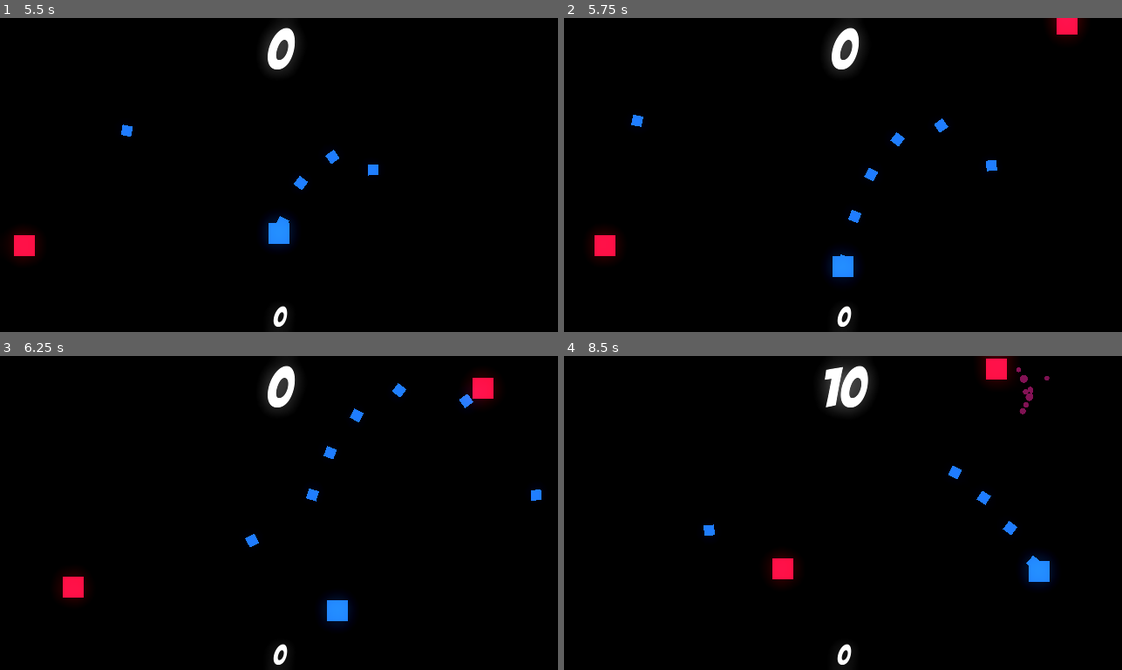
Above: before the commit, frames 1-4 (two rows, left to right).
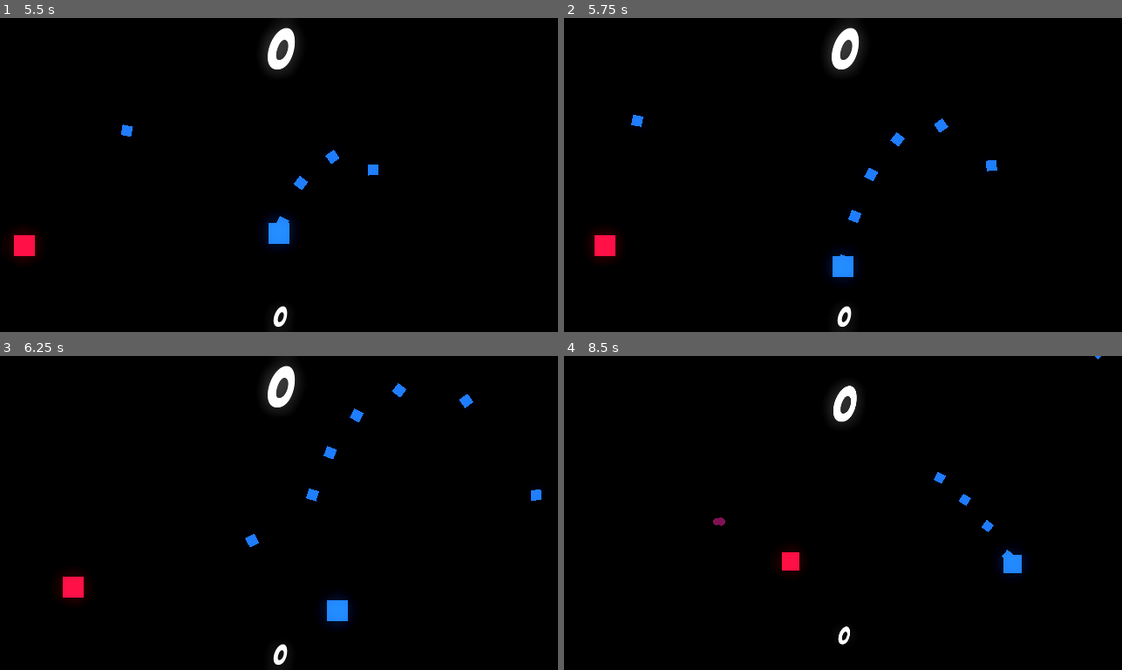
Above: after the commit, the same moments.

Repository: OwenDdev/Wave-Shooter
Game: Godot game, scene res://arena.tscn
The game is run twice, just before and just after one commit, with the same random seed, the same clock (stepped at 60 frames per second) and the same inputs.
Inputs (mouse positions are in pixels of both pictures, inside the frame that each line leads up to):
- Up to frame 1 (5.5 s): tap Enter at 0.5 s; move the mouse to (401, 159) at 0.52 s; press the mouse at (401, 159) at 0.53 s; hold D (move_right) 0.53-1.28 s; move the mouse to (167, 190) at 1.27 s; release the mouse at (167, 190) at 1.28 s; hold S (move_down) 1.28-2.03 s; click (167, 190) at 1.35 s; move the mouse to (334, 105) at 2.02 s; press the mouse at (334, 105) at 2.03 s; hold D (move_right) 2.03-2.78 s; move the mouse to (251, 237) at 2.77 s; release the mouse at (251, 237) at 2.78 s; hold W (move_up) 2.78-3.53 s; click (251, 237) at 2.85 s; move the mouse to (446, 222) at 3.52 s; press the mouse at (446, 222) at 3.53 s; hold A (move_left) 3.53-5.03 s; move the mouse to (111, 127) at 4.27 s; release the mouse at (111, 127) at 4.28 s; click (111, 127) at 4.35 s; move the mouse to (306, 175) at 5.02 s; press the mouse at (306, 175) at 5.03 s; hold S (move_down) from 5.03 s (still down)
- Up to frame 2 (5.75 s): keep holding S (move_down)
- Up to frame 3 (6.25 s): move the mouse to (195, 434) at 5.77 s; release S (move_down) at 5.78 s; release the mouse at (195, 434) at 5.78 s; hold D (move_right) from 5.78 s (still down); click (195, 434) at 5.85 s
- Up to frame 4 (8.5 s): move the mouse to (965, 497) at 6.52 s; release D (move_right) at 6.53 s; press the mouse at (965, 497) at 6.53 s; hold W (move_up) 6.53-7.28 s; move the mouse to (731, 528) at 7.27 s; release the mouse at (731, 528) at 7.28 s; hold D (move_right) 7.28-8.03 s; click (731, 528) at 7.35 s; move the mouse to (898, 443) at 8.02 s; press the mouse at (898, 443) at 8.03 s; hold S (move_down) from 8.03 s (still down)

Frame 1 is identical in both runs. In frame 2, 0.3% of the frame differs, in the area x 87-94%, y 0-7%; in frame 3, 0.4%; in frame 4, 3.3%, in the area x 25-97%, y 0-99%.

Commit message:
Enemy System
Refactoring enemy system (Scene Inheritance)
Screen Shake system Improved

New Enemy type Added

Diff:
--- a/enemy.gd
+++ b/Enemy_core.gd
@@ -1,26 +1,22 @@
 extends Sprite2D
 
-var speed = 75
+@export var speed : int = 75
 
 var velocity = Vector2()
 
 var stun = false
-var hp = 3
+@export var hp : int = 3
+@export var knockback : int = 600
+@export var screenshake : int = 120
+
+@onready var current_color = modulate
 
 var blood_particles = preload("res://blood_particles.tscn")
 
 func _process(delta: float) -> void:
-	if Global.player != null and stun == false:
-		velocity = global_position.direction_to(Global.player.global_position)
-	# smoothes the knockback
-	elif stun:
-		velocity = lerp(velocity, Vector2(0,0), 0.3)
-
-	global_position += velocity * speed * delta
-
 	if hp <= 0:
 		if Global.camera  != null:
-			Global.camera.screen_shake(60, 0.1)
+			Global.camera.screen_shake(screenshake, 0.2)
 
 		Global.points += 10
 		if Global.node_creation_parent != null:
@@ -28,17 +24,27 @@
 			blood_particles_instance.rotation = velocity.angle()
 		queue_free()
 
+func basic_movement_towards_player(delta):
+	if Global.player != null and stun == false:
+		velocity = global_position.direction_to(Global.player.global_position)
+		global_position += velocity * speed * delta
+	# smoothes the knockback
+	elif stun:
+		velocity = lerp(velocity, Vector2(0,0), 0.3)
+		global_position += velocity * delta
+
+
 func _on_hitbox_area_entered(area: Area2D) -> void:
 	if area.is_in_group("Enemy_damager") and stun == false:
 		modulate = Color.WHITE
 		#basic knockback
-		velocity = -velocity * 6
+		velocity = -velocity * knockback
 		hp -= 1
 		stun = true
 		$Stun_timer.start()
 		area.get_parent().queue_free()
 
-
 func _on_stun_timer_timeout() -> void:
-	modulate = Color("f9133e")
+	#modulate = Color("f9133e")
+	modulate = current_color
 	stun = false
--- a/arena.gd
+++ b/arena.gd
@@ -1,6 +1,7 @@
 extends Node2D
 
-var enemy_1 = preload("res://enemy.tscn")
+@export var enemies: Array[PackedScene]
+
 
 # Called when the node enters the scene tree for the first time.
 func _ready() -> void:
@@ -17,11 +18,13 @@
 	while enemy_position.x < 640 and enemy_position.x > -80 and enemy_position.x < 360 and enemy_position.y > -45:
 		enemy_position = Vector2(randf_range(-160, 670), randf_range(-90, 390))
 
-	Global.instance_node(enemy_1, enemy_position, self)
+	var enemy_number = round(randi_range(0, enemies.size() - 1))
+
+	Global.instance_node(enemies[enemy_number], enemy_position, self)
 	# Exponential difficulty curve
 	#$Enemy_spawn_timer.wait_time *= 0.95
 
 
 func _on_difficulty_timer_timeout() -> void:
 	if $Enemy_spawn_timer.wait_time > 0.5:
-		$Enemy_spawn_timer.wait_time -= 0.1
+		$Enemy_spawn_timer.wait_time -= 0.025
--- a/arena.tscn
+++ b/arena.tscn
@@ -1,7 +1,9 @@
-[gd_scene load_steps=8 format=3 uid="uid://cmsmrpvdvq5u0"]
+[gd_scene load_steps=10 format=3 uid="uid://cmsmrpvdvq5u0"]
 
 [ext_resource type="Script" path="res://arena.gd" id="1_5g7r8"]
+[ext_resource type="PackedScene" uid="uid://dbkmo7jkj2qpx" path="res://enemy_1.tscn" id="2_g0cto"]
 [ext_resource type="PackedScene" uid="uid://bvyhci1gkahna" path="res://player.tscn" id="2_hnaq8"]
+[ext_resource type="PackedScene" uid="uid://cnto3in087c7d" path="res://enemy_2.tscn" id="3_fghs1"]
 [ext_resource type="FontFile" uid="uid://b28j27r6xf8et" path="res://Font.ttf" id="3_xtixm"]
 [ext_resource type="Script" path="res://score.gd" id="4_230fa"]
 [ext_resource type="Script" path="res://highscore.gd" id="5_tah1h"]
@@ -15,6 +17,7 @@
 
 [node name="Arena" type="Node2D"]
 script = ExtResource("1_5g7r8")
+enemies = Array[PackedScene]([ExtResource("2_g0cto"), ExtResource("3_fghs1")])
 
 [node name="Player" parent="." instance=ExtResource("2_hnaq8")]
 position = Vector2(320, 180)
--- a/camera_2d.gd
+++ b/camera_2d.gd
@@ -15,9 +15,11 @@
 
 	if screen_shake_start == true:
 		global_position += Vector2(randi_range(-shake_intensity, shake_intensity), randi_range(-shake_intensity, shake_intensity)) * delta
+	else:
+			global_position = lerp(global_position, Vector2(320, 180), 0.3)
 
 func screen_shake(intensity, time):
-	zoom = Vector2(1, 1) - Vector2(intensity * 0.002, intensity * 0.002)
+	zoom = Vector2(1, 1) - Vector2(intensity * 0.0015, intensity * 0.0015)
 	shake_intensity = intensity
 	$Screen_shake_time.wait_time = time
 	$Screen_shake_time.start()
@@ -26,4 +28,3 @@
 
 func _on_screen_shake_time_timeout() -> void:
 	screen_shake_start = false
-	global_position = Vector2(320, 180)
--- a/enemy.tscn
+++ b/enemy.tscn
@@ -1,12 +1,12 @@
 [gd_scene load_steps=4 format=3 uid="uid://d4b7m5538enqw"]
 
 [ext_resource type="Texture2D" uid="uid://dmkq8ls1djneo" path="res://Square.png" id="1_81sl6"]
-[ext_resource type="Script" path="res://enemy.gd" id="2_ih1sy"]
+[ext_resource type="Script" path="res://enemy_simple.gd" id="2_ih1sy"]
 
 [sub_resource type="RectangleShape2D" id="RectangleShape2D_n0hka"]
 size = Vector2(16.6667, 16)
 
-[node name="Enemy" type="Sprite2D"]
+[node name="Enemy_base" type="Sprite2D"]
 modulate = Color(0.976471, 0.0745098, 0.243137, 1)
 scale = Vector2(1.5, 1.5)
 texture = ExtResource("1_81sl6")
--- /dev/null
+++ b/enemy_1.tscn
@@ -0,0 +1,5 @@
+[gd_scene load_steps=2 format=3 uid="uid://dbkmo7jkj2qpx"]
+
+[ext_resource type="PackedScene" uid="uid://d4b7m5538enqw" path="res://enemy.tscn" id="1_pl0pg"]
+
+[node name="Enemy_1" instance=ExtResource("1_pl0pg")]
--- /dev/null
+++ b/enemy_2.tscn
@@ -0,0 +1,10 @@
+[gd_scene load_steps=2 format=3 uid="uid://cnto3in087c7d"]
+
+[ext_resource type="PackedScene" uid="uid://d4b7m5538enqw" path="res://enemy.tscn" id="1_ei07q"]
+
+[node name="Enemy_2" instance=ExtResource("1_ei07q")]
+modulate = Color(0.976471, 0.772549, 0.0745098, 1)
+speed = 120
+hp = 1
+knockback = 1200
+screenshake = 90
--- /dev/null
+++ b/enemy_simple.gd
@@ -0,0 +1,5 @@
+extends "res://Enemy_core.gd"
+
+func _process(delta: float) -> void:
+	super._process(delta)
+	basic_movement_towards_player(delta)
